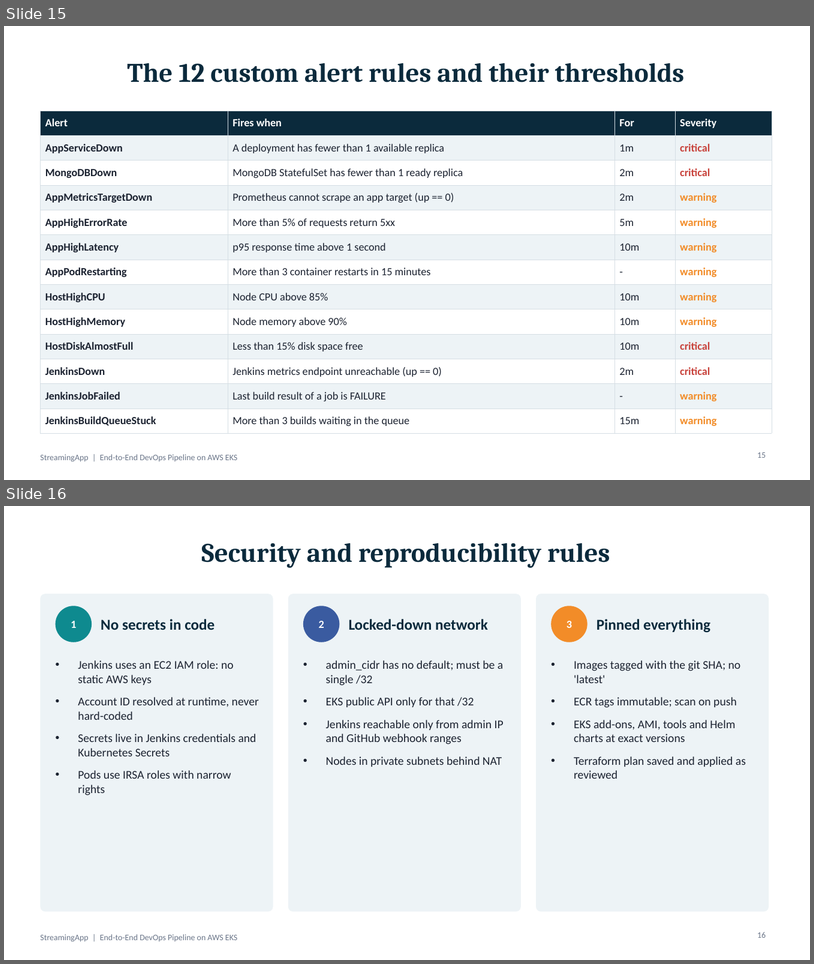
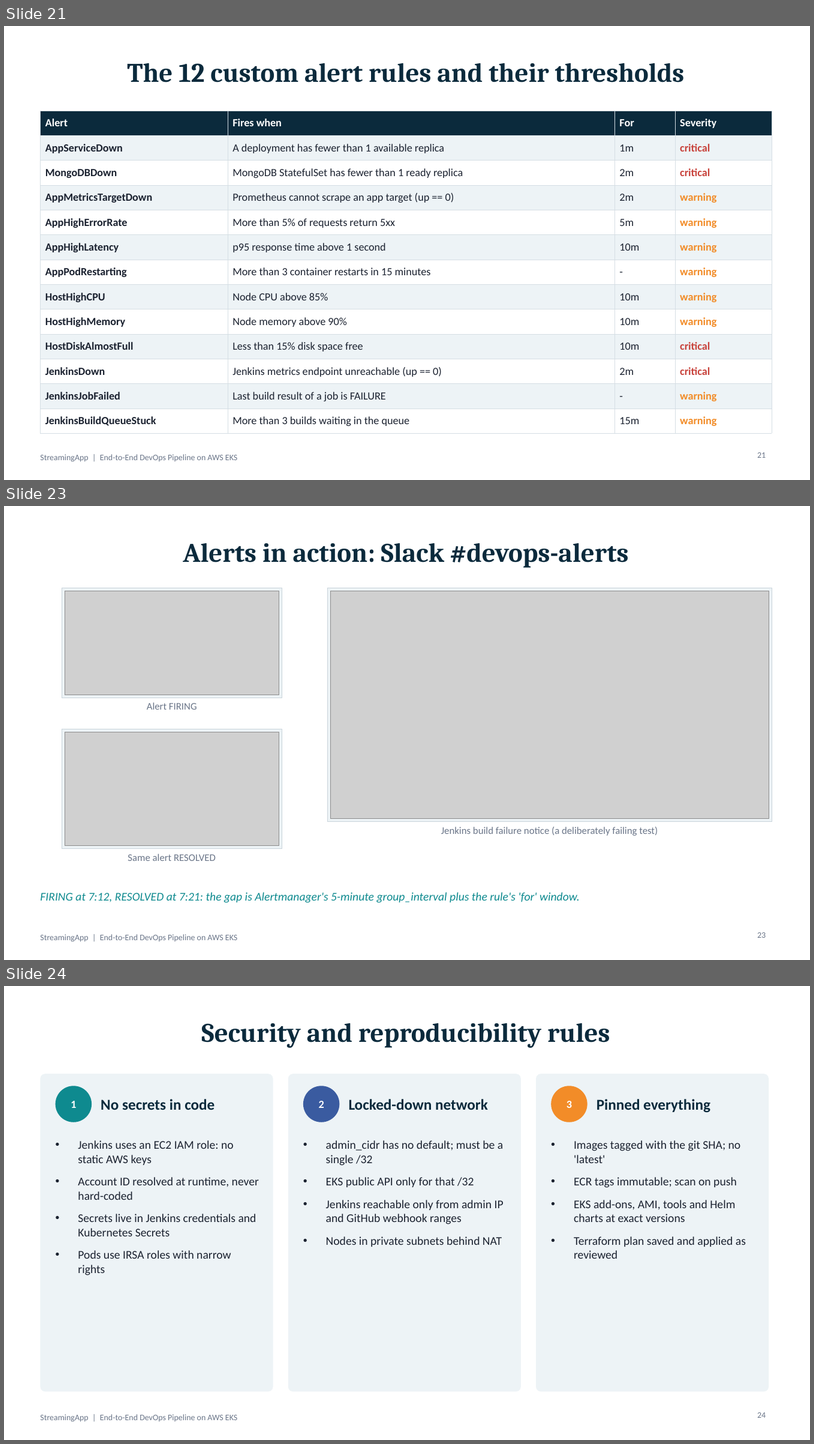
Before and after one commit to ApoorvaD90/StreamingApp, a slide deck: docs/final ppt.pptx. Shown one above the other, each under a label of ours: slides 15 and 16 before the commit, slides 21, 23 and 24 after it; the slides between them are not shown. The pictures are 814x964 and 814x1444 pixels, drawn with LibreOffice and Linux fonts; fonts in the diff are those of the drawing; grey boxes stand for pictures. Boxes give left, top, right and bottom in pixels: in the first picture for what was removed or moved away, otherwise in the second. Text is boxed around its words. In the diff, an @@ line names an element or a change of style, - is before the commit and + after.

```diff
--- a/docs/final ppt.pptx
+++ b/docs/final ppt.pptx
@@ slide 23 added at <box>4,506,810,960</box>, background #FFFFFF; not listed: 1 template element that a slide beside it also shows @@
@@ title added at <box>183,543,629,568</box>, 32 pt, text #0B2A3C, bold @@
+Alerts in action: Slack #devops-alerts
@@ rectangle added at <box>62,588,282,698</box>, fill #EDF3F6, outline #C9D4DB 0.75 pt @@
@@ picture added at <box>65,591,279,695</box> @@
@@ rectangle added at <box>327,588,772,821</box>, fill #EDF3F6, outline #C9D4DB 0.75 pt @@
@@ picture added at <box>330,591,769,818</box> @@
@@ text added at <box>147,702,197,709</box>, 12 pt, text #6B7689 @@
+Alert FIRING
@@ rectangle added at <box>62,729,282,849</box>, fill #EDF3F6, outline #C9D4DB 0.75 pt @@
@@ picture added at <box>65,732,279,846</box> @@
@@ text added at <box>441,826,658,835</box>, 12 pt, text #6B7689 @@
+Jenkins build failure notice (a deliberately failing test)
@@ text added at <box>128,853,216,861</box>, 12 pt, text #6B7689 @@
+Same alert RESOLVED
@@ text added at <box>40,892,580,903</box>, 14 pt, text #0E8A8F, italic @@
+FIRING at 7:12, RESOLVED at 7:21: the gap is Alertmanager's 5-minute group_interval plus the rule's 'for' window.
@@ page number added at <box>758,932,766,937</box>, 10 pt, text #6B7689 @@
+23
@@ what was slide 15 is now slide 21 @@
@@ page number at <box>758,452,766,457</box>: text changed @@
-15
+21
@@ what was slide 16 is now slide 24 @@
@@ page number at <box>758,1412,766,1417</box>: text changed @@
-16
+24
```
Also in this commit, not shown: 8 other slides added.
